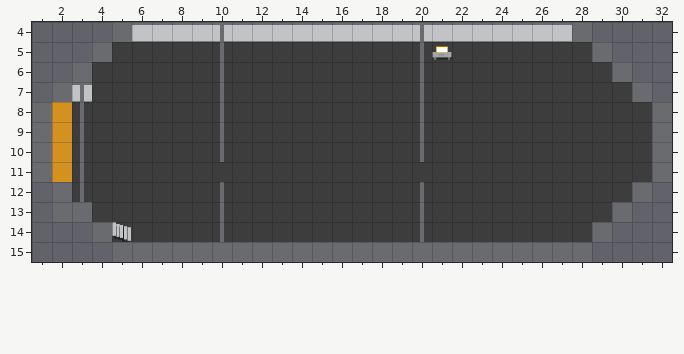
Two states of a Tiled map, SurvivalOfThe/Assets/Tiledmaps/tutorial_ex.tmx. The picture above was drawn from the file before the commit.
Cells are 32x32 px. Shown: x 1..32, y 4..15.
The result:
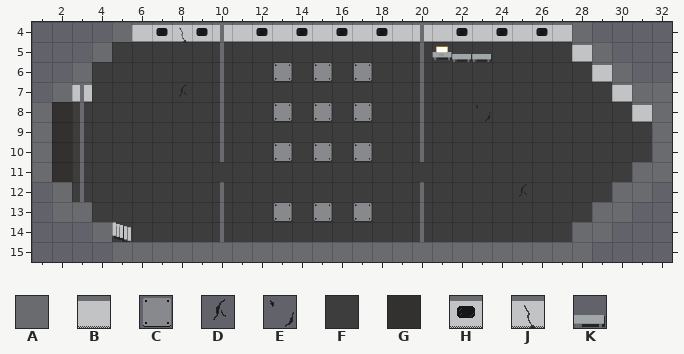
Key: from "tileset": A 0, B 1, C 5, D 6, E 7, F 21, G 23, H 40, J 42, K 80.
_ is an empty cell.
The author wrote: size and map adjust
What changed:
Layer "BOT_1":
Tile F gives way to tile A in row 11 at x 31; in row 12 at x 30; in row 13 at x 29; in row 14 at x 28.
Tile F gives way to tile B in row 5 at x 28; in row 6 at x 29; in row 7 at x 30; in row 8 at x 31.
Layer "BOT_2":
The edit adds tile C in row 6 at x 13, 15 and 17; in row 8 at x 13, 15 and 17; in row 10 at x 13, 15 and 17; in row 13 at x 13, 15 and 17.
The edit adds tile D in row 7 at x 8; in row 12 at x 25.
The edit adds tile E in row 8 at x 23.
The edit adds tile G in rows 8 to 11 at x 2.
The edit adds tile H in row 4 at x 7, 9, 12, 14, 16, 18, 22, 24 and 26.
The edit adds tile J in row 4 at x 8.
The edit adds tile K in row 5 at x 22 to 23.
